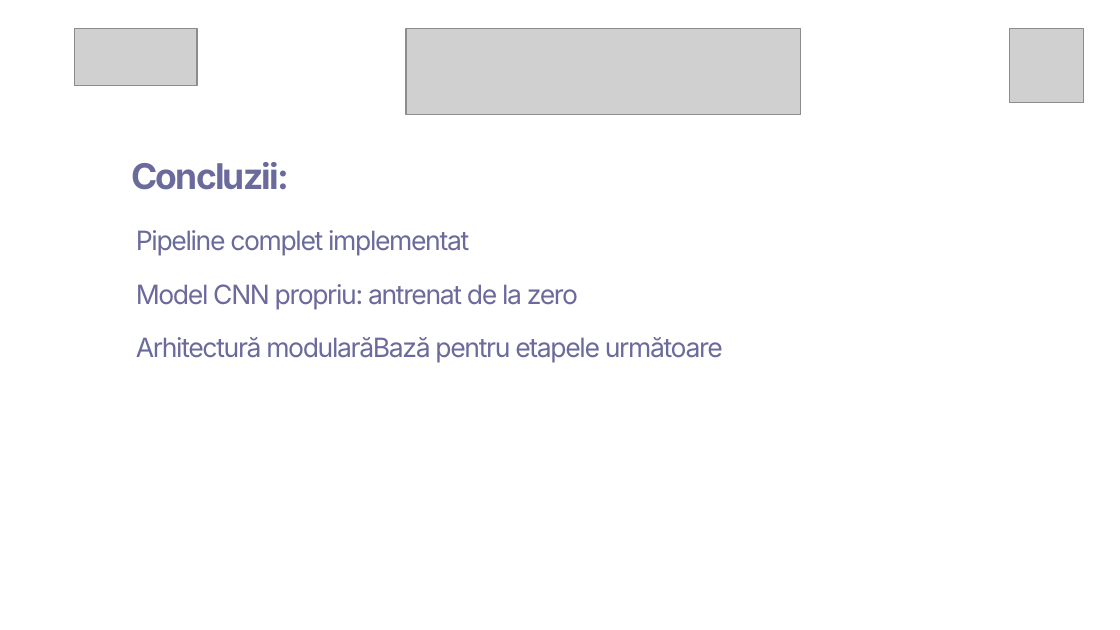
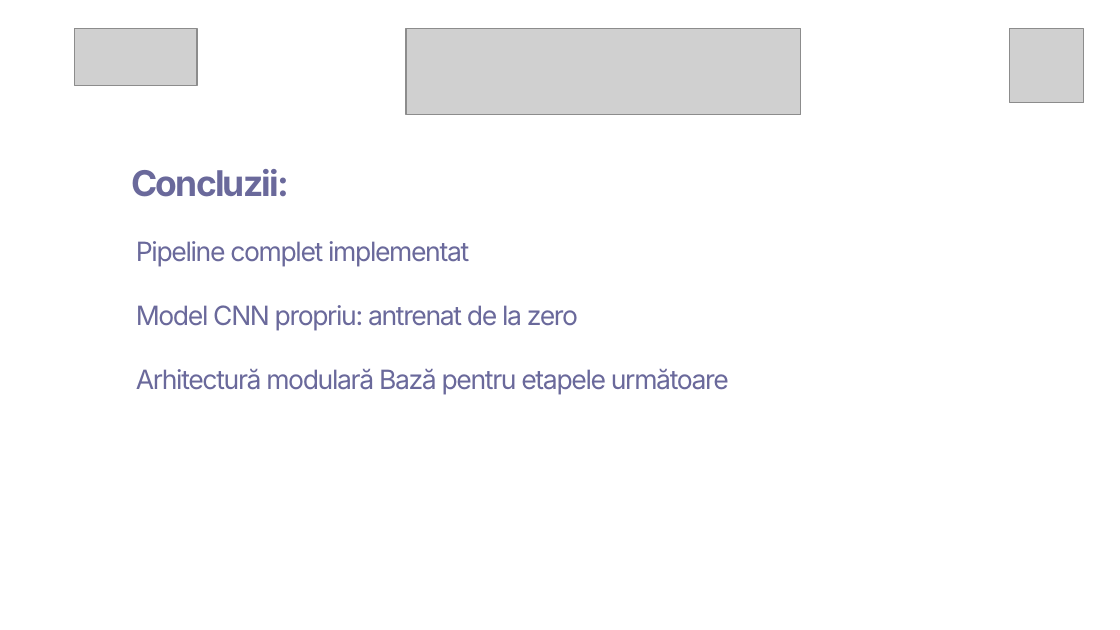
Before and after one commit to Sstar7-UNI/NeuroLens, a slide deck: slide 18 of Hritcu_Condrea.pptx (slide 17 before the commit). Drawn at 1120x630 pixels with LibreOffice and Linux fonts; fonts in the diff are those of the drawing; grey boxes stand for pictures. Boxes give left, top, right and bottom in pixels: in the first picture for what was removed or moved away, otherwise in the second. Text is boxed around its words. In the diff, an @@ line names an element or a change of style, - is before the commit and + after.

```diff
--- a/Hritcu_Condrea.pptx
+++ b/Hritcu_Condrea.pptx
@@ text "Concluzii:" at bbox=[131, 169, 289, 197]: line spacing 22.8pt to 1 @@
@@ text at bbox=[136, 241, 578, 331]: line spacing 34.2pt to 2 @@
@@ text at bbox=[136, 369, 729, 394]: text changed @@
-Arhitectură modularăBază pentru etapele următoare
+Arhitectură modulară Bază pentru etapele următoare
```
Also in this commit, not shown: 16 other slides changed, 1 slide added.
